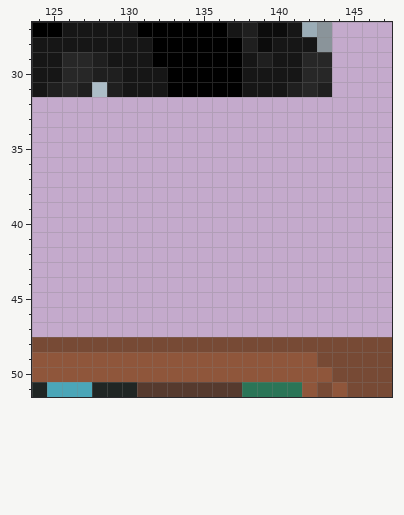
Two versions of one pixel-art file, UN-Pro_Bibliotheque_de_Babel/Assets/NewLevelDesign/TileSprite/SpriteSheet.aseprite. That is the earlier state.
224x160 pixels, 1 frame. Colours within 5 levels of each other are drawn and written as one. Shown: x 124..147, y 27..51. The commit also changed other parts of the picture, which this record leaves out.
The result:
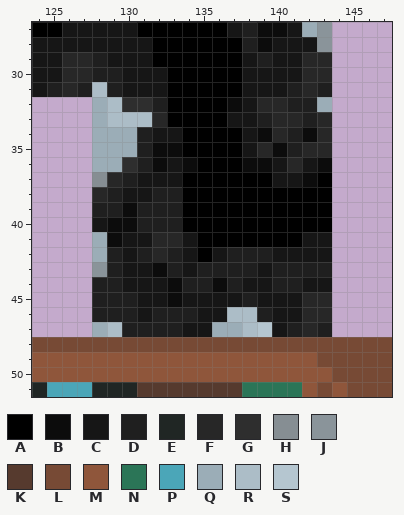
Palette (. is transparent): A #000000  B #0c0c0c  C #161616  D #1f1f1f  E #202624  F #272727  G #2e2e2e  H #868e93  J #8a949a  K #563a2e  L #774a35  M #8f563b  N #2b7557  P #4ba6b8  Q #9badb7  R #acbdc7  S #b5c6d0
Changes in this commit:
Changed rows in their new state; - is an unchanged pixel.
Layer "Layer 1":
first column x 128:
32 QRGGDAAAABCFFDDQ
33 QRRRFAAAACCDFFDF
34 QQQDCCAAAACBFDBF
35 QQQDBBAAAACFBDFF
36 QQGDBCBAAABBCFCB
37 HFDCCCAAAAAACCBA
38 FDCCDDAAAAAAAAAA
39 DDBDDDAAAAAAAAAA
40 CBBDDDAAAAAAAAAA
41 QBCCFFCAAAAAAACC
42 QDCDFDCACDDDCCCC
43 JDCCBDCDDDDCDDDD
44 DDCCCBDDBDCCDDCC
45 DDDCCBCCCCDCCCFF
46 DDDCDDDCCRRDCCFF
47 QRDDDDCCQQRSCDFD
Changed places in both pictures, as pixel boxes (x1, y1, x2, y2):
added: (92, 97, 332, 337)
